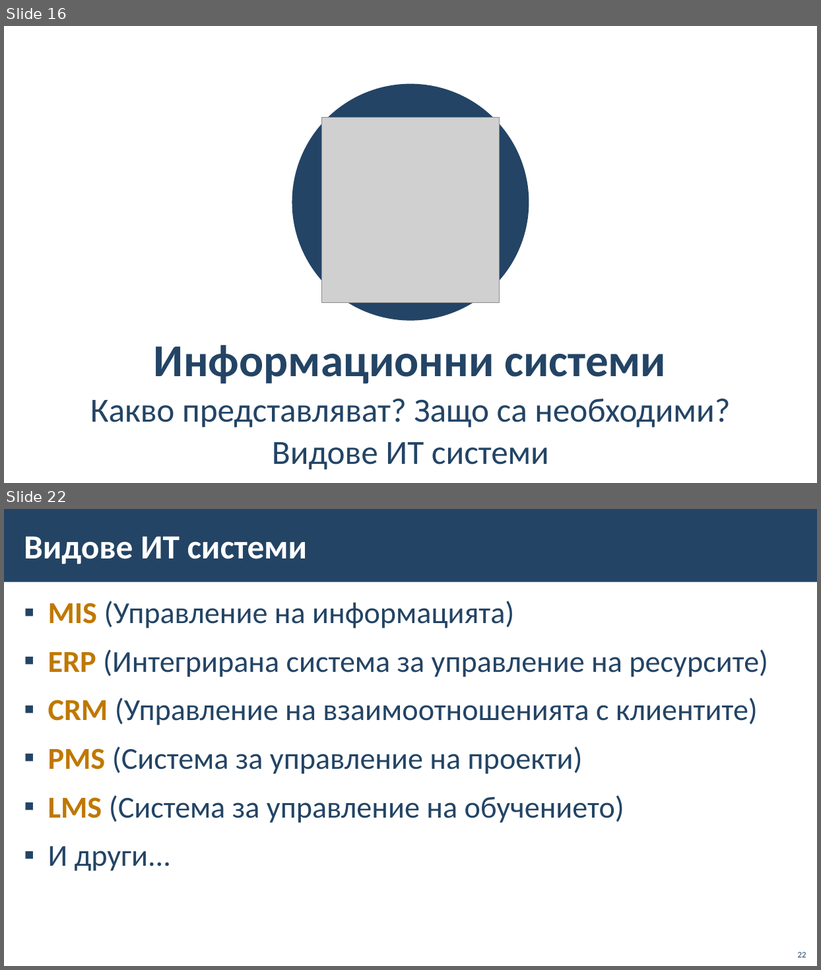
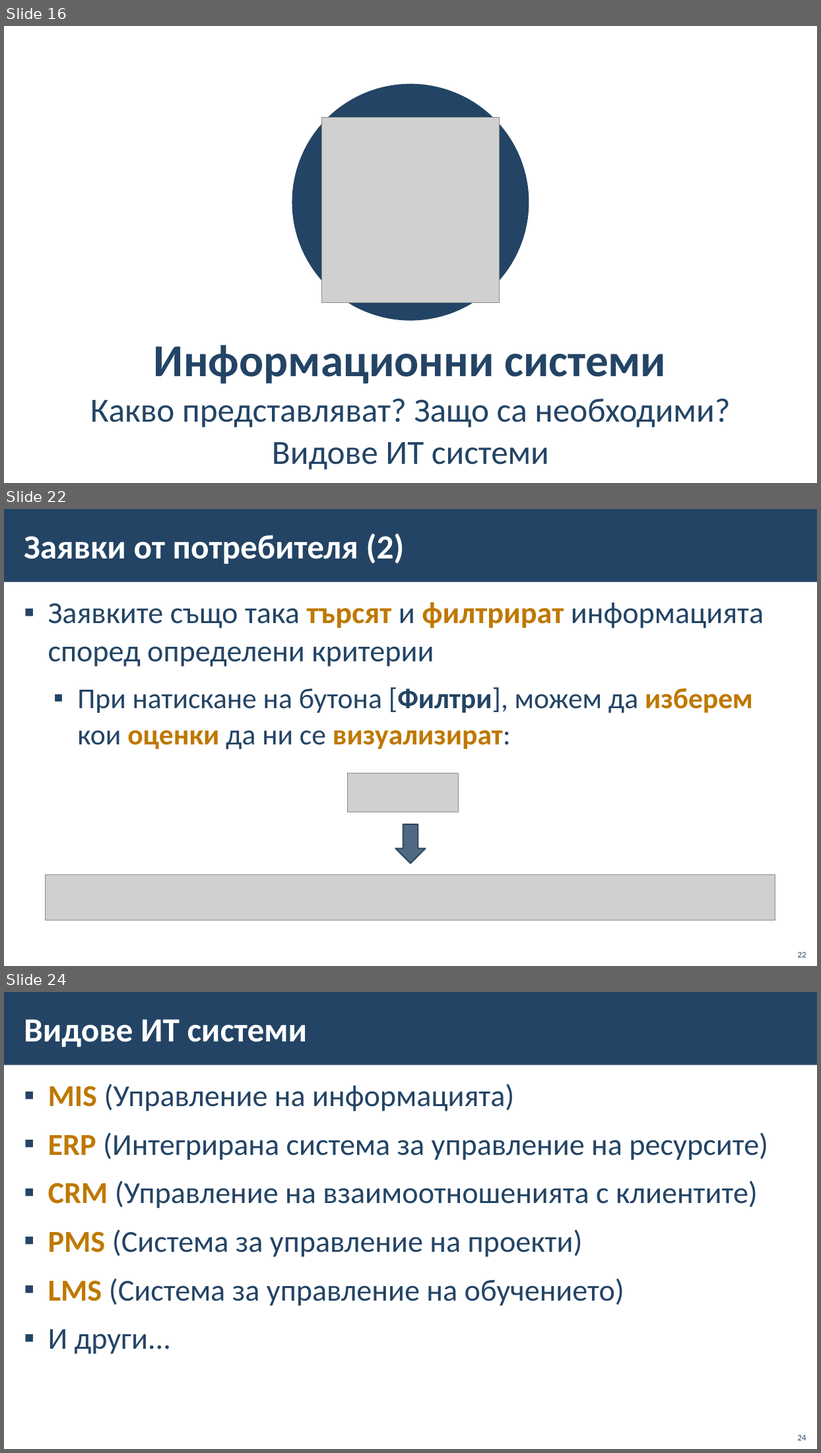
Before and after one commit to BG-IT-Edu/School-Programming, a slide deck: Courses/Software-Sciences/Module-3-Databases-New/01-IT-Systems/01-IT-Systems.pptx. Shown one above the other, each under a label of ours: slides 16 and 22 before the commit, slides 16, 22 and 24 after it; the slides between them are not shown. The pictures are 821x970 and 821x1453 pixels, drawn with LibreOffice and Linux fonts; fonts in the diff are those of the drawing; grey boxes stand for pictures; background and template pictures are left out. Boxes give left, top, right and bottom in pixels: in the first picture for what was removed or moved away, otherwise in the second. Text is boxed around its words. In the diff, an @@ line names an element or a change of style, - is before the commit and + after.

```diff
--- a/Courses/Software-Sciences/Module-3-Databases-New/01-IT-Systems/01-IT-Systems.pptx
+++ b/Courses/Software-Sciences/Module-3-Databases-New/01-IT-Systems/01-IT-Systems.pptx
@@ slide 22 added at (4,509,817,966), background #FFFFFF; not listed: 1 template element that a slide beside it also shows @@
@@ title added at (24,533,405,564), 40 pt, text #FFFFFF, bold @@
+Заявки от потребителя (2)
@@ text added at (48,602,764,749), 34 pt, text #234465 @@
+▪ Заявките също така търсят и филтрират информацията според определени критерии
+  ▪ При натискане на бутона [Филтри], можем да изберем кои оценки да ни се визуализират:
@@ picture added at (347,773,459,812) @@
@@ down arrow added at (395,824,426,863), fill #234465 at 80% opacity, outline #1A334C 1.5 pt @@
@@ picture added at (46,875,776,921) @@
@@ page number added at (798,952,807,958), 10 pt, text #234465 @@
+22
@@ what was slide 22 is now slide 24 @@
@@ page number at (798,1435,807,1441): text changed @@
-22
+24
```
Also in this commit, not shown: 6 slides changed, 1 other slide added.
